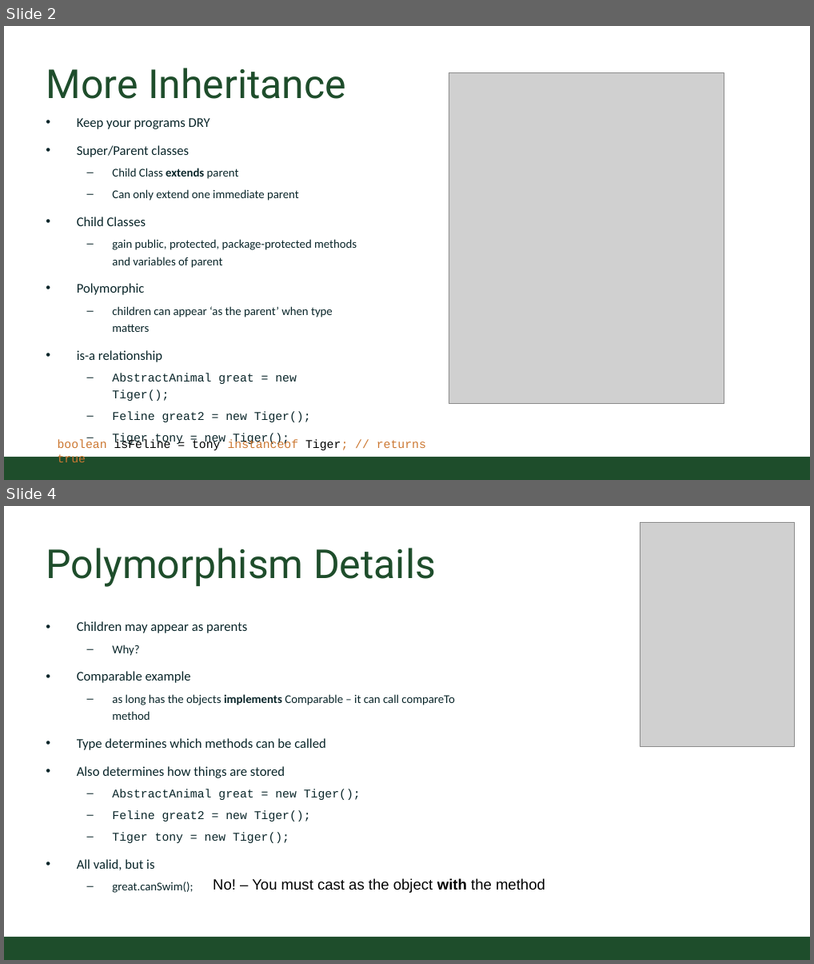
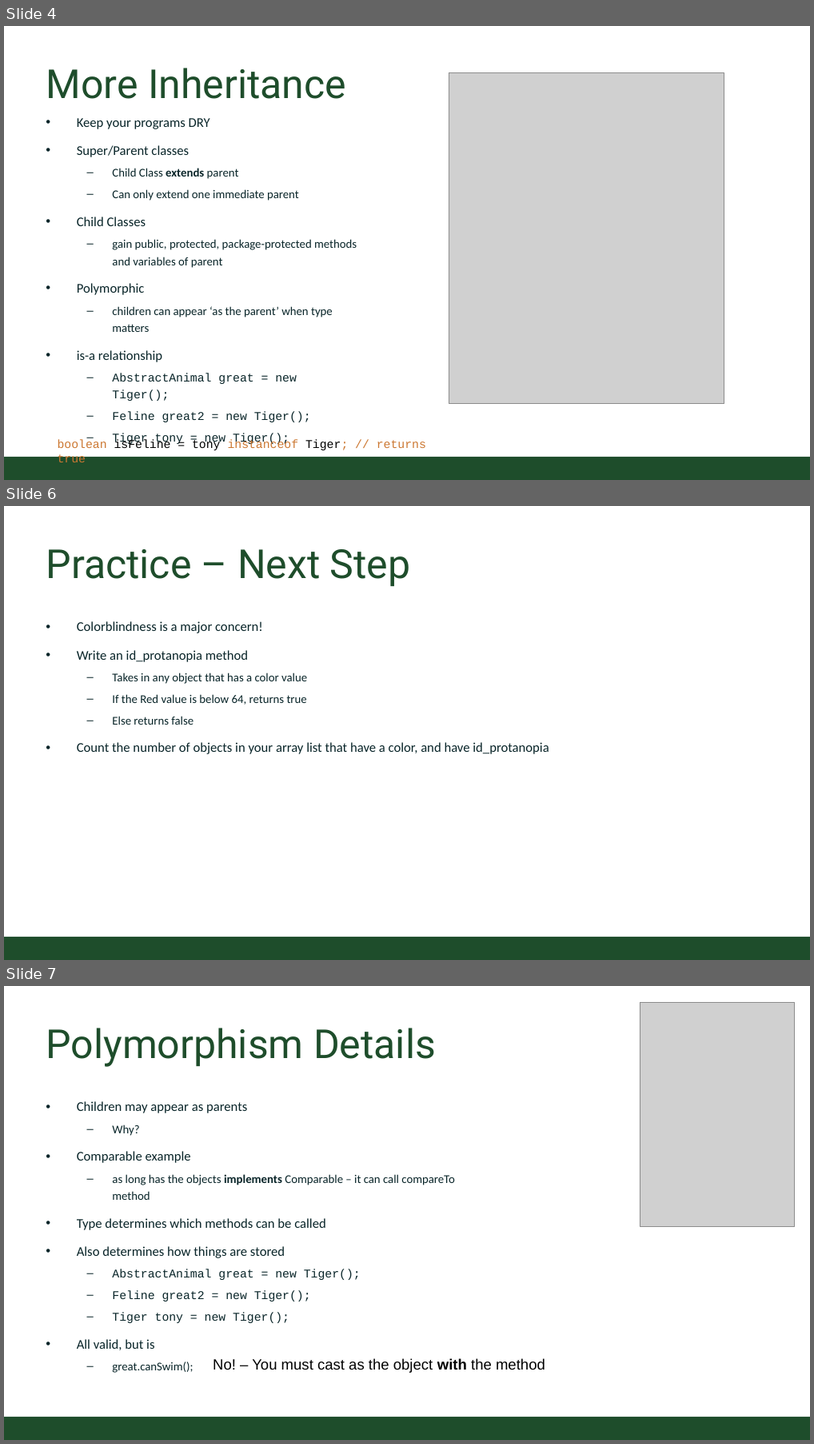
Before and after one commit to CSU-CompSci-CS163-4/Handouts, a slide deck: slides/On-Campus/13_02_PolymorphicLife.pptx. Shown one above the other, each under a label of ours: slides 2 and 4 before the commit, slides 4, 6 and 7 after it; the slides between them are not shown. The pictures are 814x964 and 814x1444 pixels, drawn with LibreOffice and Linux fonts; fonts in the diff are those of the drawing; grey boxes stand for pictures; background and template pictures are left out. Boxes give left, top, right and bottom in pixels: in the first picture for what was removed or moved away, otherwise in the second. Text is boxed around its words. In the diff, an @@ line names an element or a change of style, - is before the commit and + after.

```diff
--- a/slides/On-Campus/13_02_PolymorphicLife.pptx
+++ b/slides/On-Campus/13_02_PolymorphicLife.pptx
@@ slide 6 added at (4, 506, 810, 960), background #FFFFFF; not listed: 1 template element that a slide beside it also shows @@
@@ title added at (46, 549, 411, 586), 54 pt, text #1E4D2B @@
+Practice – Next Step
@@ text added at (77, 621, 549, 754), 18 pt, text #092529 @@
+• Colorblindness is a major concern!
+• Write an id_protanopia method
+  – Takes in any object that has a color value
+  – If the Red value is below 64, returns true
+  – Else returns false
+• Count the number of objects in your array list that have a color, and have id_protanopia
@@ what was slide 2 is now slide 4 @@
@@ what was slide 4 is now slide 7 @@
```
Also in this commit, not shown: 1 slide changed, 3 other slides added.
